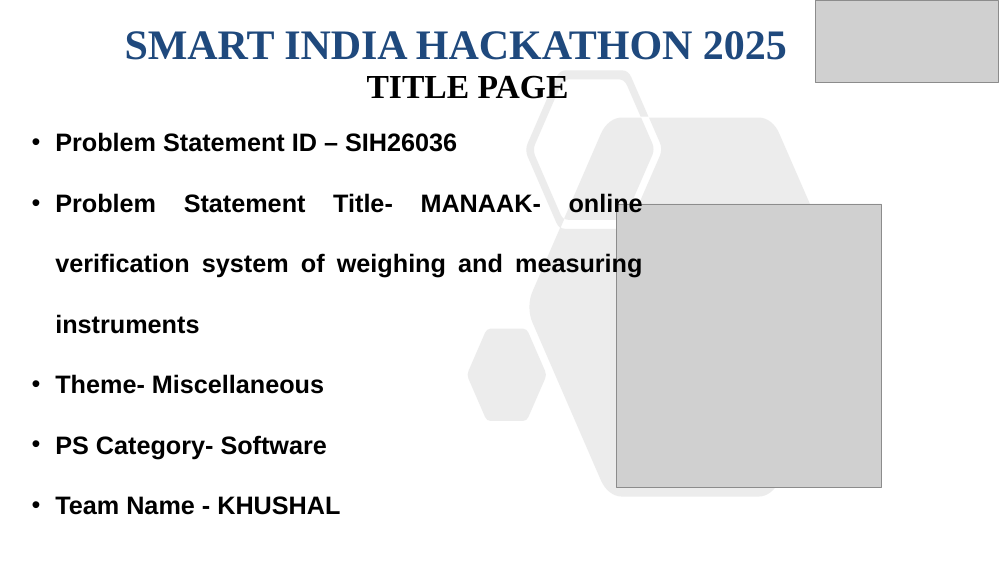
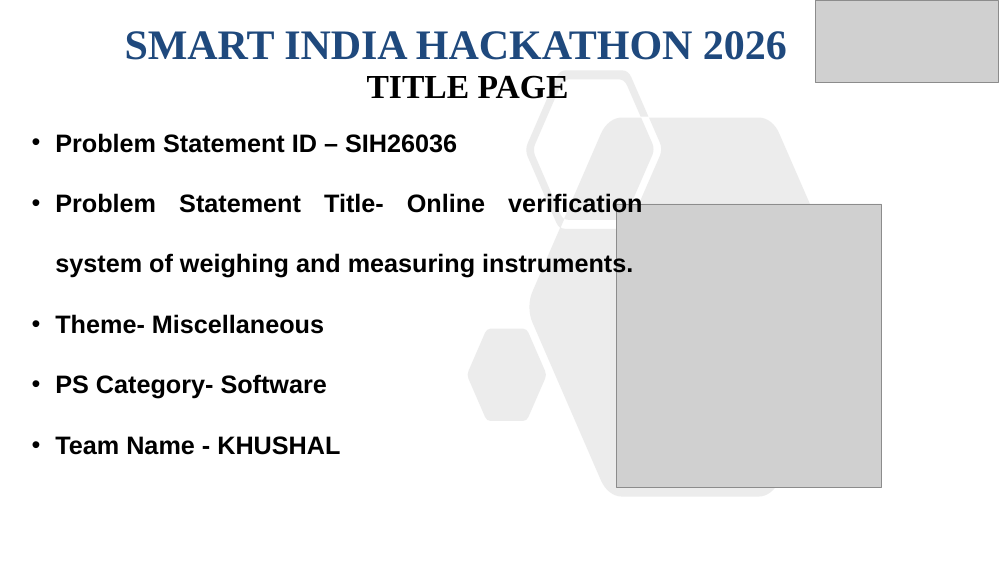
Before and after one commit to khushalbhasin4488/NSUT-SIH-DEMO, a slide deck: slide 1 of submission/KHUSHAL_SIH2026_Presentation.pptx. Drawn at 1008x567 pixels with LibreOffice and Linux fonts; fonts in the diff are those of the drawing; grey boxes stand for pictures. Boxes give left, top, right and bottom in pixels: in the first picture for what was removed or moved away, otherwise in the second. Text is boxed around its words. In the diff, an @@ line names an element or a change of style, - is before the commit and + after.

Commit message:
updated presentation

```diff
--- a/submission/KHUSHAL_SIH2026_Presentation.pptx
+++ b/submission/KHUSHAL_SIH2026_Presentation.pptx
@@ title at [125,31,787,60]: text changed @@
-SMART INDIA HACKATHON 2025
+SMART INDIA HACKATHON 2026
@@ text at [55,193,642,278]: text changed @@
-• Problem Statement Title- MANAAK- online verification system of weighing and measuring instruments
+• Problem Statement Title- Online verification system of weighing and measuring instruments.
```
